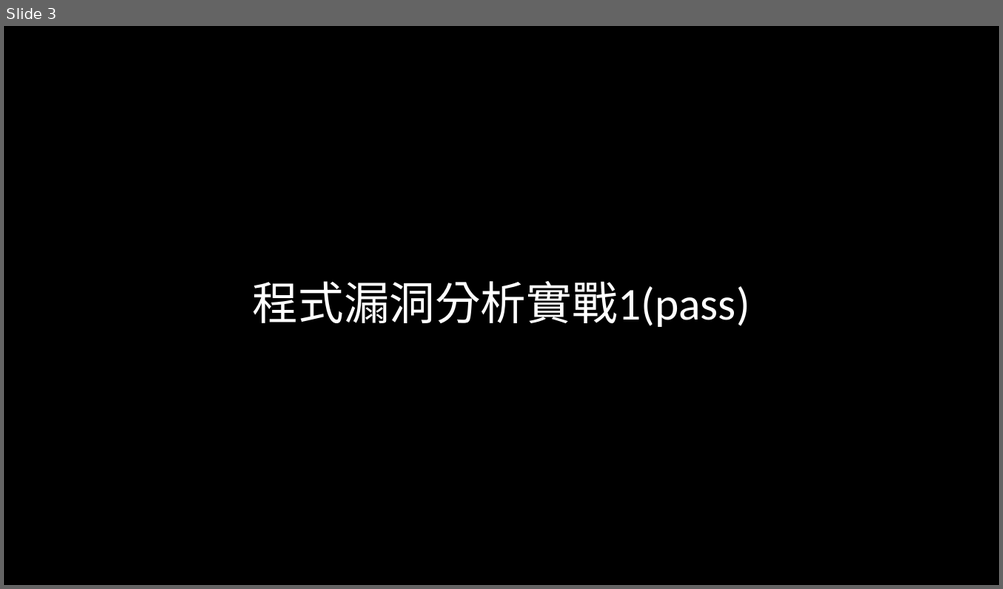
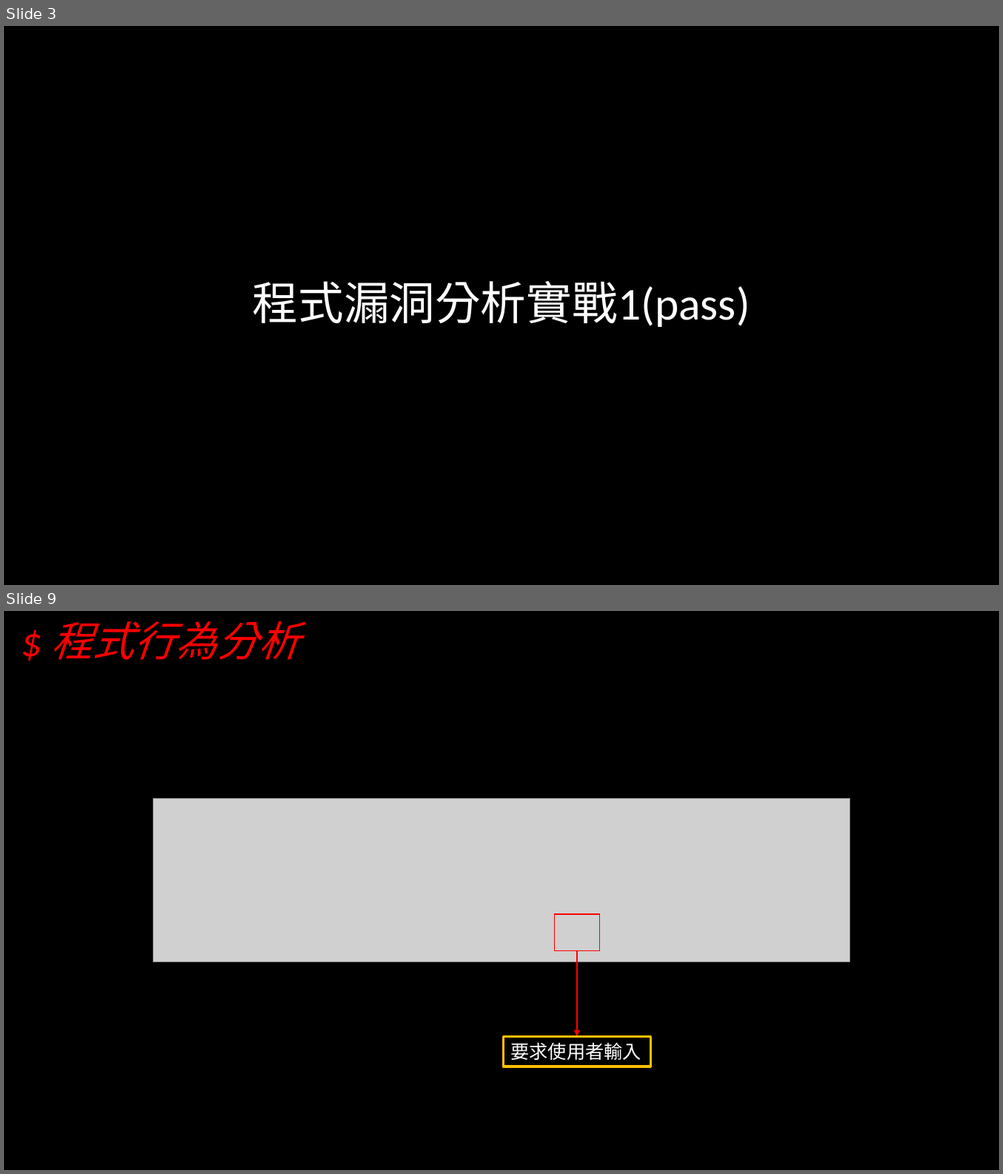
Before and after one commit to hehank/CTF_Practice, a slide deck: Pwn/報告/程式安全期末報告.pptx. Shown one above the other, each under a label of ours: slide 3 before the commit, slides 3 and 9 after it; the slides between them are not shown. The pictures are 1003x589 and 1003x1174 pixels, drawn with LibreOffice and Linux fonts; fonts in the diff are those of the drawing; grey boxes stand for pictures; background and template pictures are left out. Boxes give left, top, right and bottom in pixels: in the first picture for what was removed or moved away, otherwise in the second. Text is boxed around its words. In the diff, an @@ line names an element or a change of style, - is before the commit and + after.

```diff
--- a/Pwn/報告/程式安全期末報告.pptx
+++ b/Pwn/報告/程式安全期末報告.pptx
@@ slide 9 added at bbox=[4, 611, 999, 1170], background picture (left out) @@
@@ text added at bbox=[51, 621, 299, 660], 40 pt, text #FF0000, italic @@
+$ 程式行為分析
@@ picture added at bbox=[153, 799, 849, 963] @@
@@ rectangle added at bbox=[554, 914, 600, 951], outline #FF0000 1 pt @@
@@ arrow added from (577, 951) to (577, 1037), #FF0000 1 pt @@
@@ rectangle added at bbox=[504, 1037, 650, 1067], outline #FFC000 2.25 pt, 18 pt, text #FFFFFF @@
+要求使用者輸入
```
Also in this commit, not shown: 1 slide changed, 17 other slides added, 1 slide removed, 3 other files.
